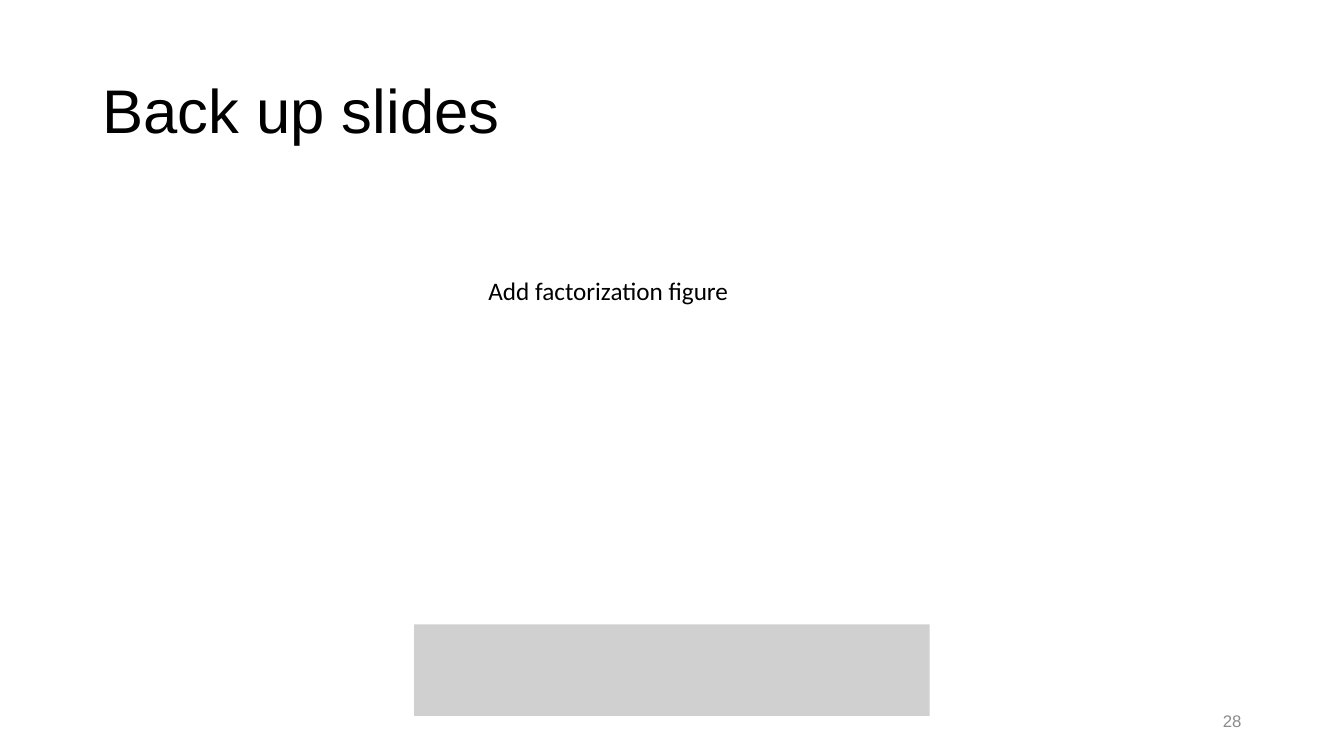
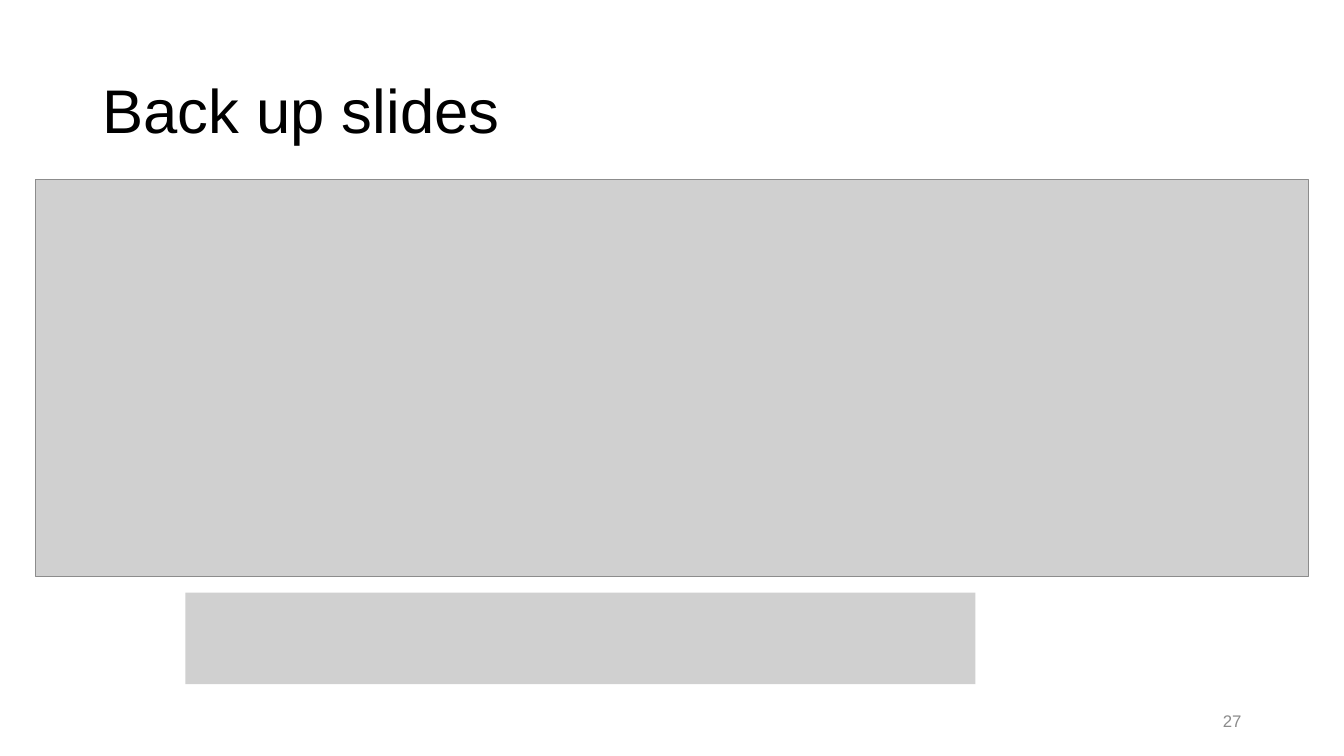
Before and after one commit to tropiano4/tropiano-srg, a slide deck: slide 27 of Presentations/NUCLEI_June2020/tropiano_nuclei_2020.pptx (slide 28 before the commit). Drawn at 1344x756 pixels with LibreOffice and Linux fonts; fonts in the diff are those of the drawing; grey boxes stand for pictures. Boxes give left, top, right and bottom in pixels: in the first picture for what was removed or moved away, otherwise in the second. Text is boxed around its words. In the diff, an @@ line names an element or a change of style, - is before the commit and + after.

```diff
--- a/Presentations/NUCLEI_June2020/tropiano_nuclei_2020.pptx
+++ b/Presentations/NUCLEI_June2020/tropiano_nuclei_2020.pptx
@@ picture added at [35, 179, 1308, 576] @@
@@ text removed at [488, 282, 728, 305] @@
-Add factorization figure
@@ picture: place and size @@
-picture at [414, 625, 930, 717]
+picture at [186, 593, 976, 685]
@@ page number at [1223, 715, 1242, 727]: text changed @@
-28
+27
```
Also in this commit, not shown: 4 other slides changed, 1 slide added, 2 slides removed.
